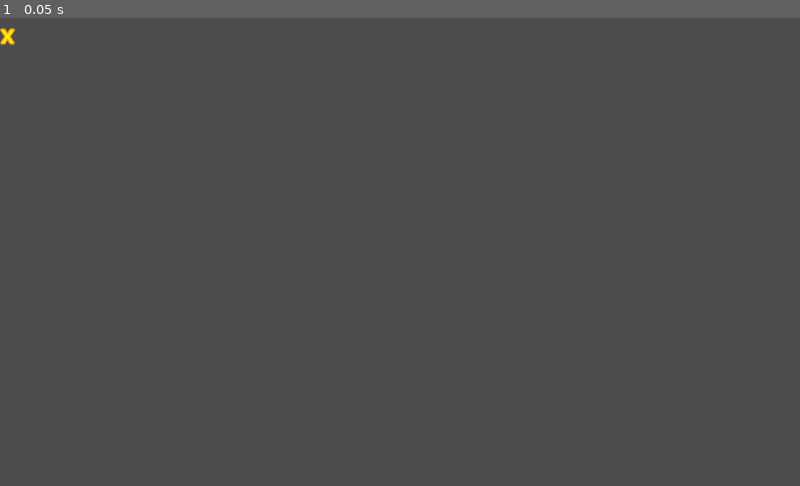
Above: before the commit, frame 1.
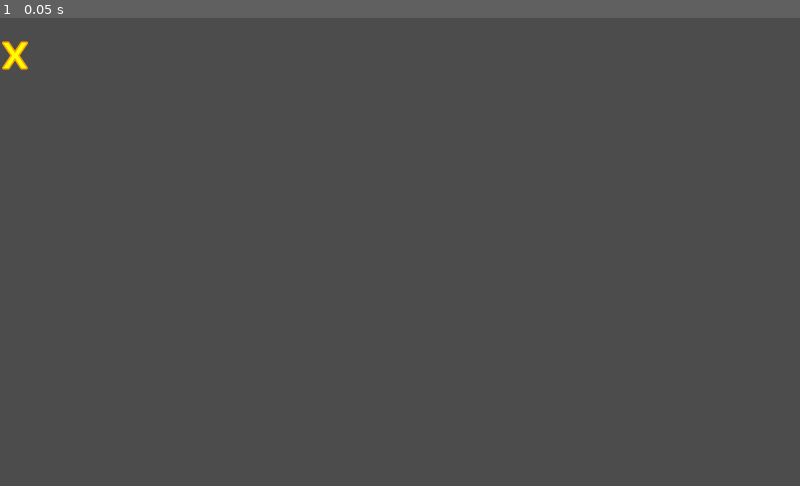
Above: after the commit, the same moment.

Repository: the-g-force/FamJam-February2021
Game: Godot game, scene res://src/FancyLetter.tscn
Same seed, same stepped clock (60 frames per second), same inputs: the game is played once before the commit and once after it. This scene is started directly instead of the project's main scene.
Inputs:
- Up to frame 1 (0.05 s): no input

The runs differ from the first frame. In frame 1, 0.2% of the frame differs, in the area x 0-4%, y 2-12%.

Commit message:
Increase default font size

Diff:
--- a/project/src/FancyLetter.gd
+++ b/project/src/FancyLetter.gd
@@ -9,7 +9,7 @@
 	# animated (e.g. change the size of one and not the others)
 	var font = DynamicFont.new()
 	font.font_data = _FONT_DATA
-	font.size = 32
+	font.size = 64
 	font.outline_size = 2
 	font.outline_color = Color.orange
 	add_font_override("font", font)
--- a/project/src/FancyLetter.tscn
+++ b/project/src/FancyLetter.tscn
@@ -4,7 +4,7 @@
 [ext_resource path="res://assets/fonts/DMMono-Regular.ttf" type="DynamicFontData" id=2]
 
 [sub_resource type="DynamicFont" id=1]
-size = 32
+size = 64
 font_data = ExtResource( 2 )
 
 [sub_resource type="Animation" id=2]
@@ -35,7 +35,7 @@
 "times": PoolRealArray( 0, 0.3 ),
 "transitions": PoolRealArray( 2.2974, 2.2974 ),
 "update": 0,
-"values": [ 32, 52 ]
+"values": [ 64, 92 ]
 }
 
 [node name="FancyLetter" type="Label"]
